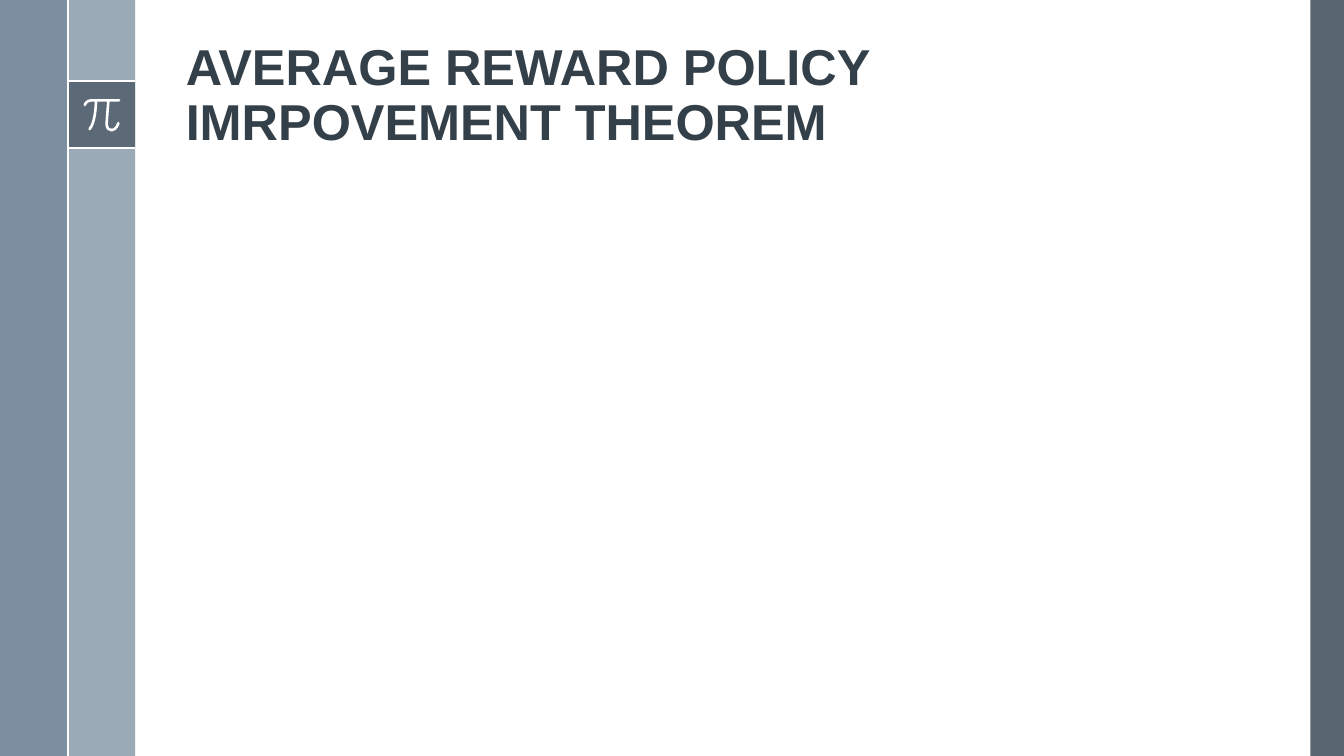
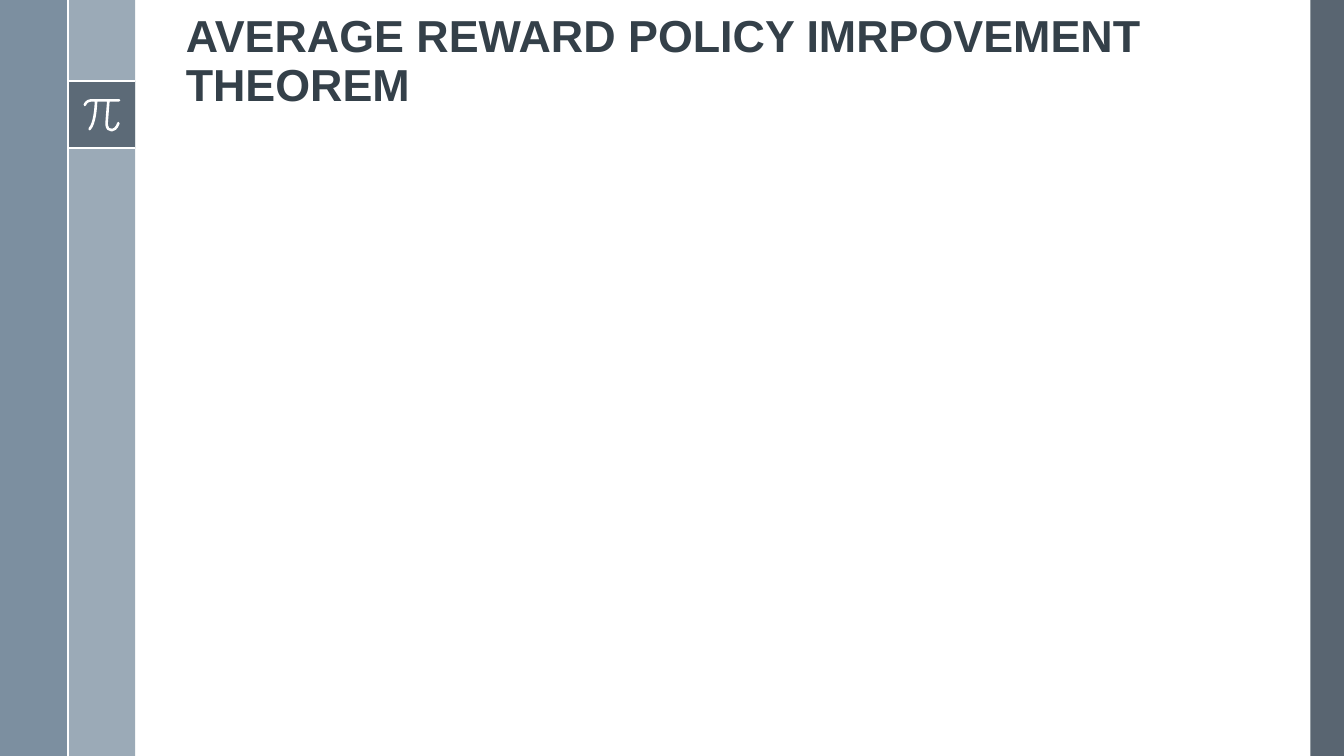
Before and after one commit to abhi-1999/course-work_projects-IISc, a slide deck: slide 13 of Reinforcement Learning_E1-277/Presentation.pptx (slide 12 before the commit). Drawn at 1344x756 pixels with LibreOffice and Linux fonts; fonts in the diff are those of the drawing; grey boxes stand for pictures. Boxes give left, top, right and bottom in pixels: in the first picture for what was removed or moved away, otherwise in the second. Text is boxed around its words. In the diff, an @@ line names an element or a change of style, - is before the commit and + after.

```diff
--- a/Reinforcement Learning_E1-277/Presentation.pptx
+++ b/Reinforcement Learning_E1-277/Presentation.pptx
@@ title "AVERAGE REWARD POLICY IMRPOVEMENT THEOREM": place and size @@
-title "AVERAGE REWARD POLICY IMRPOVEMENT THEOREM" at (186, 50, 870, 141)
+title "AVERAGE REWARD POLICY IMRPOVEMENT THEOREM" at (186, 20, 1141, 102)
@@ title "AVERAGE REWARD POLICY IMRPOVEMENT THEOREM" at (186, 20, 1141, 102): size 36 to 32 pt @@
```
Also in this commit, not shown: 6 other slides changed, 2 slides added, 1 slide removed, 4 other files.
